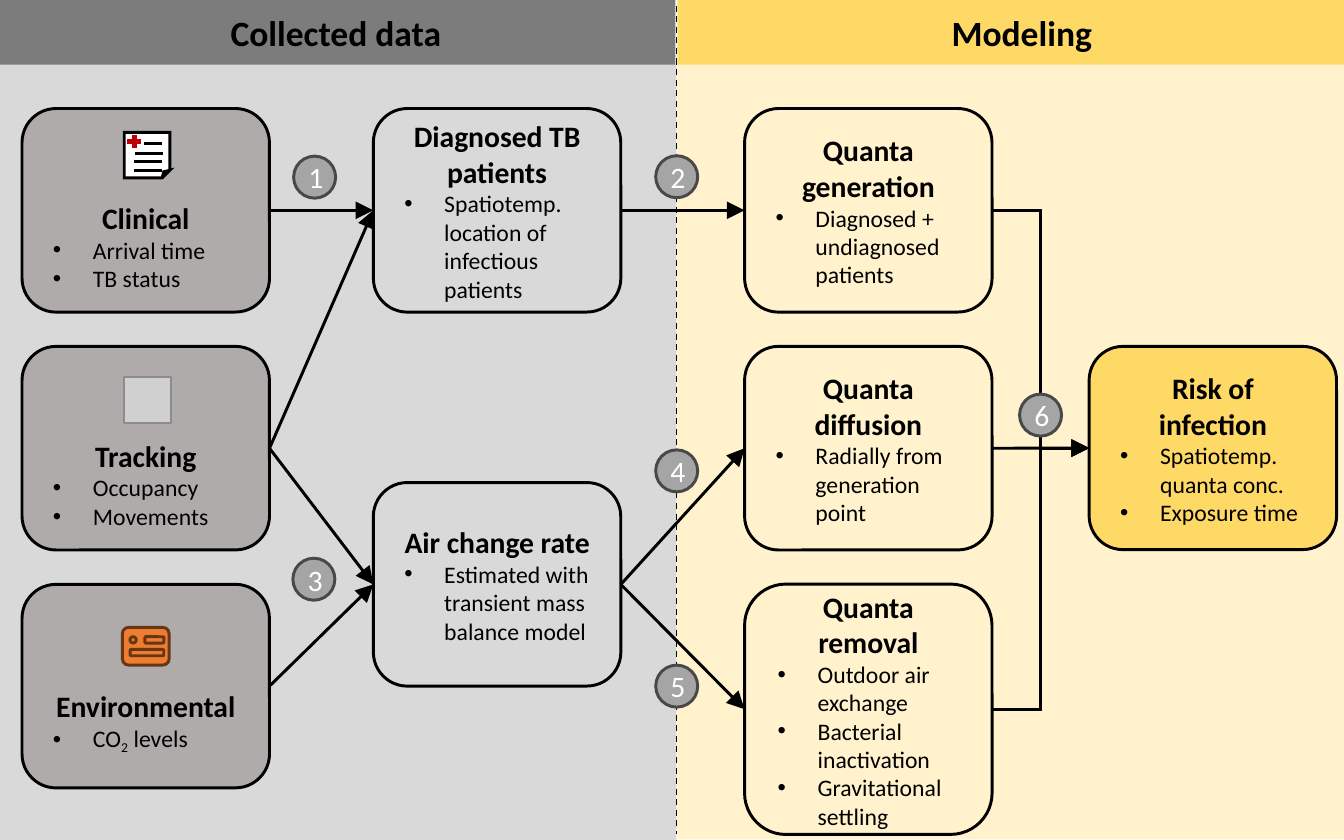
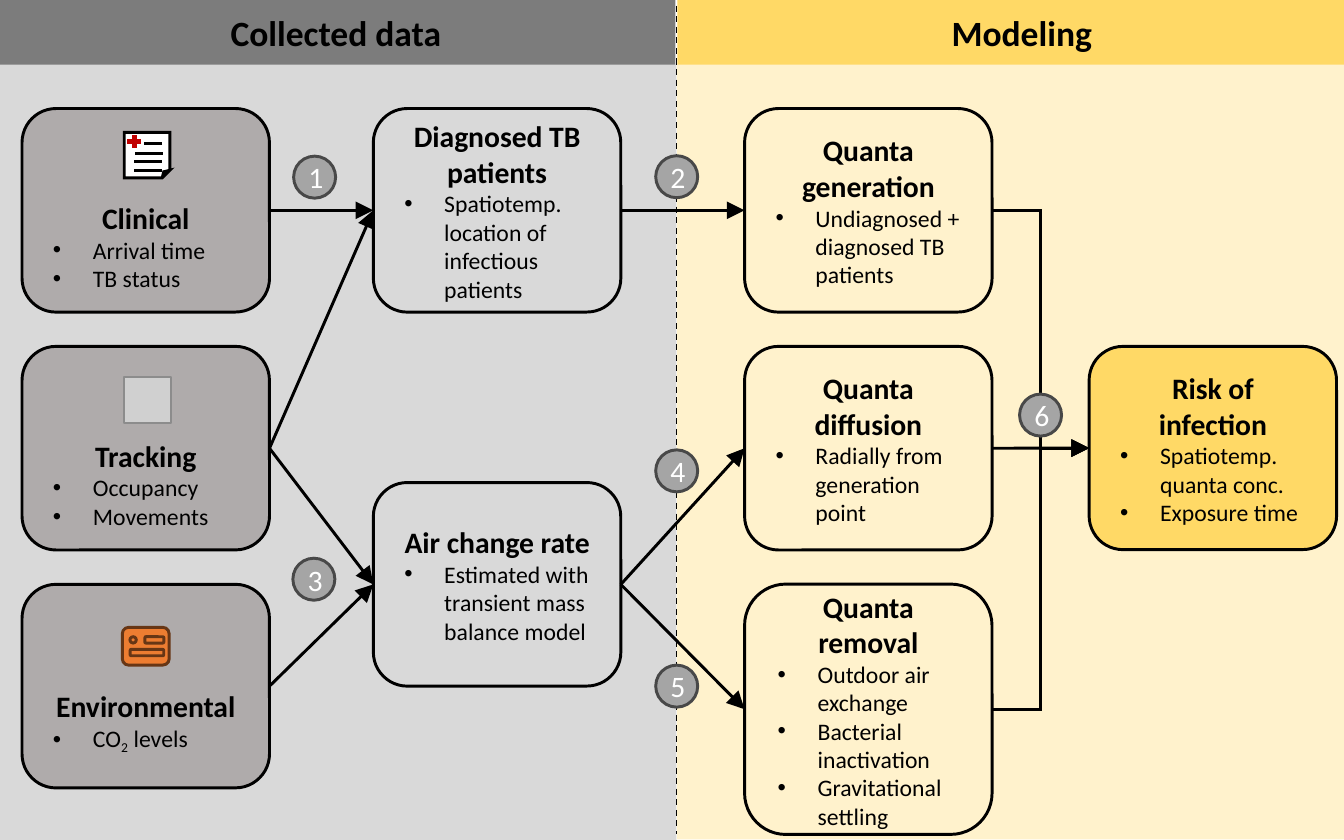
Before and after one commit to nbanho/clinic-transmission, a slide deck: slide 1 of doc/model-flow-chart.pptx. Drawn at 1344x840 pixels with LibreOffice and Linux fonts; fonts in the diff are those of the drawing; grey boxes stand for pictures. Boxes give left, top, right and bottom in pixels: in the first picture for what was removed or moved away, otherwise in the second. Text is boxed around its words. In the diff, an @@ line names an element or a change of style, - is before the commit and + after.

Commit message:
minor fixes flow chart

```diff
--- a/doc/model-flow-chart.pptx
+++ b/doc/model-flow-chart.pptx
@@ text in rounded rectangle at bbox=[815, 210, 944, 287]: text changed @@
-• Diagnosed + undiagnosed patients
+• Undiagnosed + diagnosed TB patients
```
